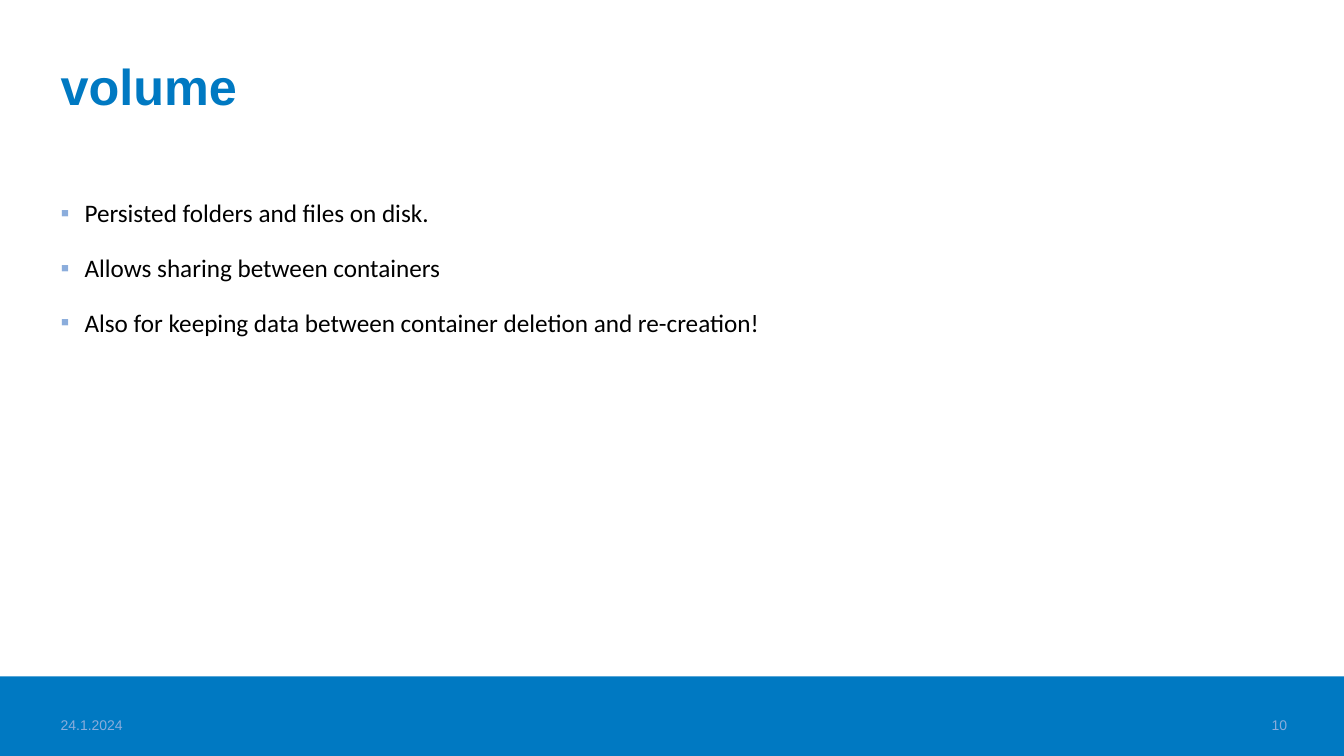
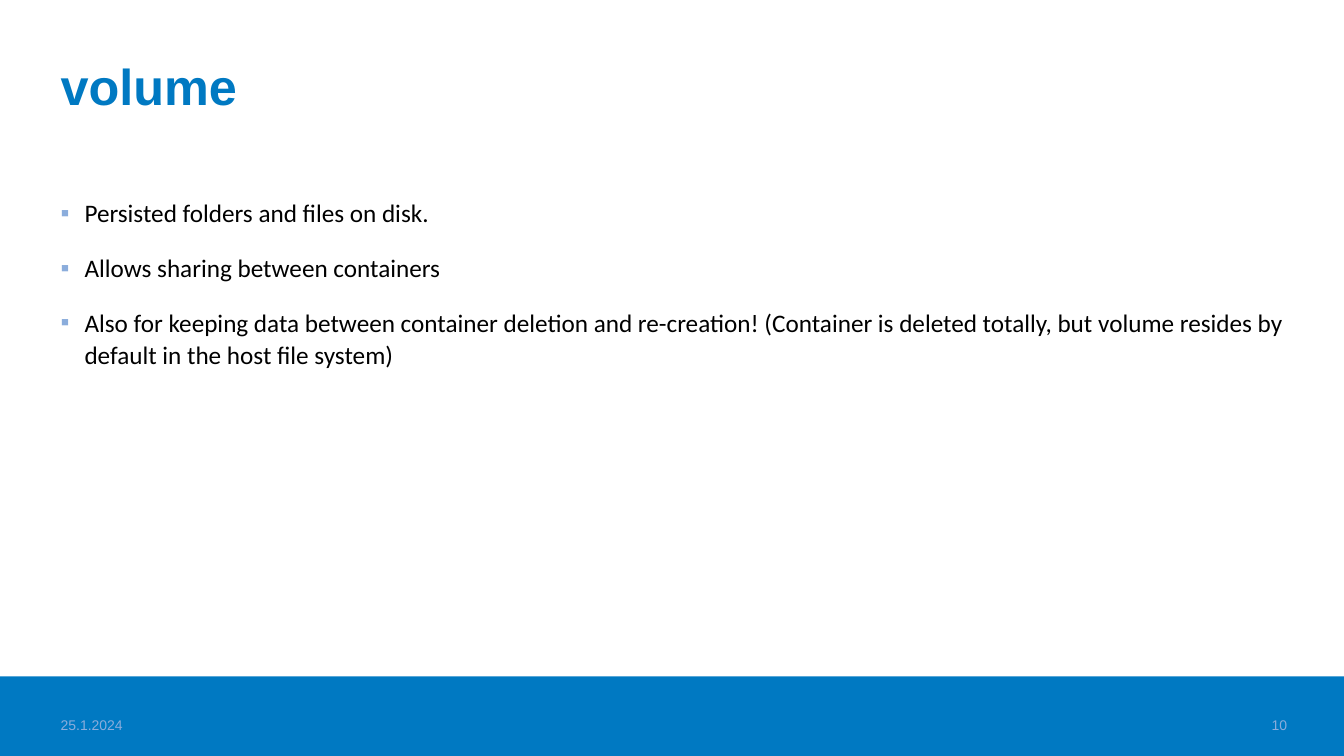
Before and after one commit to haagahelia/ohke-teknologiat, a slide deck: slide 10 of 01_docker/DockerConceptsAndVocabulary.pptx. Drawn at 1344x756 pixels with LibreOffice and Linux fonts; fonts in the diff are those of the drawing; background and template pictures are left out. Boxes give left, top, right and bottom in pixels: in the first picture for what was removed or moved away, otherwise in the second. Text is boxed around its words. In the diff, an @@ line names an element or a change of style, - is before the commit and + after.

```diff
--- a/01_docker/DockerConceptsAndVocabulary.pptx
+++ b/01_docker/DockerConceptsAndVocabulary.pptx
@@ text at (x1=85, y1=313, x2=1283, y2=368): text changed @@
-▪ Also for keeping data between container deletion and re-creation!
+▪ Also for keeping data between container deletion and re-creation! (Container is deleted totally, but volume resides by default in the host file system)
@@ text at (x1=61, y1=720, x2=123, y2=730): text changed @@
-24.1.2024
+25.1.2024
```
Also in this commit, not shown: 10 other slides changed, 1 slide added, 7 other files.
